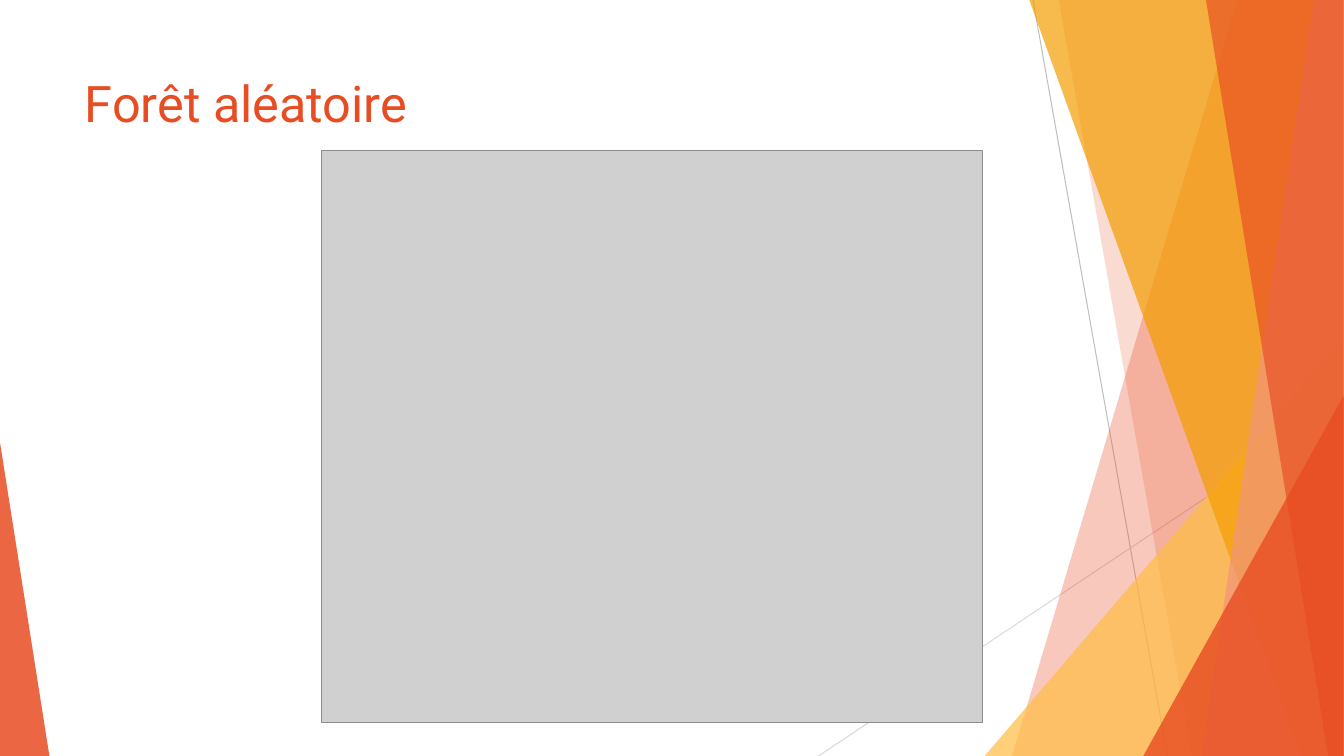
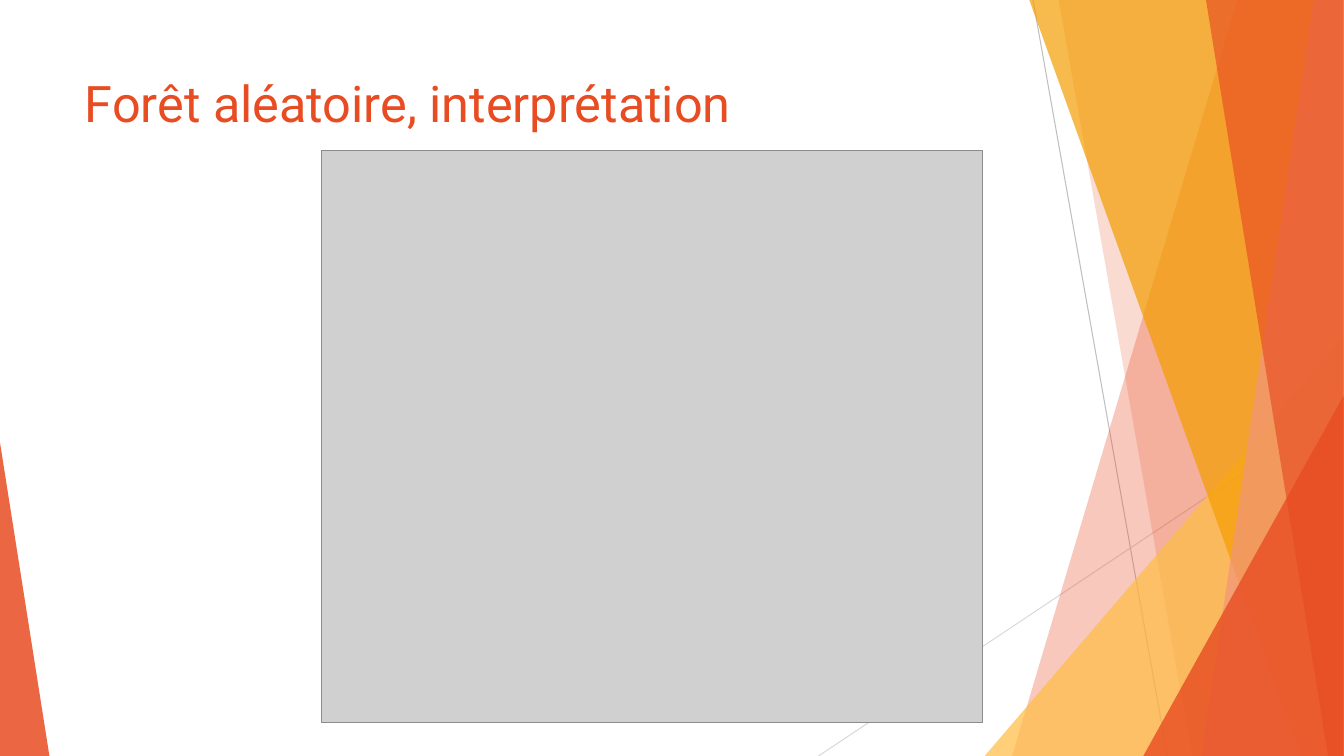
Before and after one commit to SamuelProvencher/TP-Apprentissage, a slide deck: slide 20 of PP.pptx (slide 21 before the commit). Drawn at 1344x756 pixels with LibreOffice and Linux fonts; fonts in the diff are those of the drawing; grey boxes stand for pictures. Boxes give left, top, right and bottom in pixels: in the first picture for what was removed or moved away, otherwise in the second. Text is boxed around its words. In the diff, an @@ line names an element or a change of style, - is before the commit and + after.

```diff
--- a/PP.pptx
+++ b/PP.pptx
@@ title at [85,84,731,133]: text changed @@
-Forêt aléatoire
+Forêt aléatoire, interprétation
```
Also in this commit, not shown: 14 other slides changed, 1 slide added, 1 slide removed, 7 other files.
